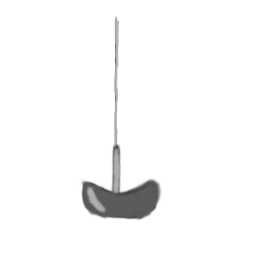
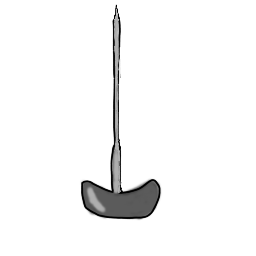
Revision of a layered 256 × 256 image; what changed, layer by layer:
painted on "Paint Layer 1" over (x1=81, y1=4, x2=161, y2=220)
